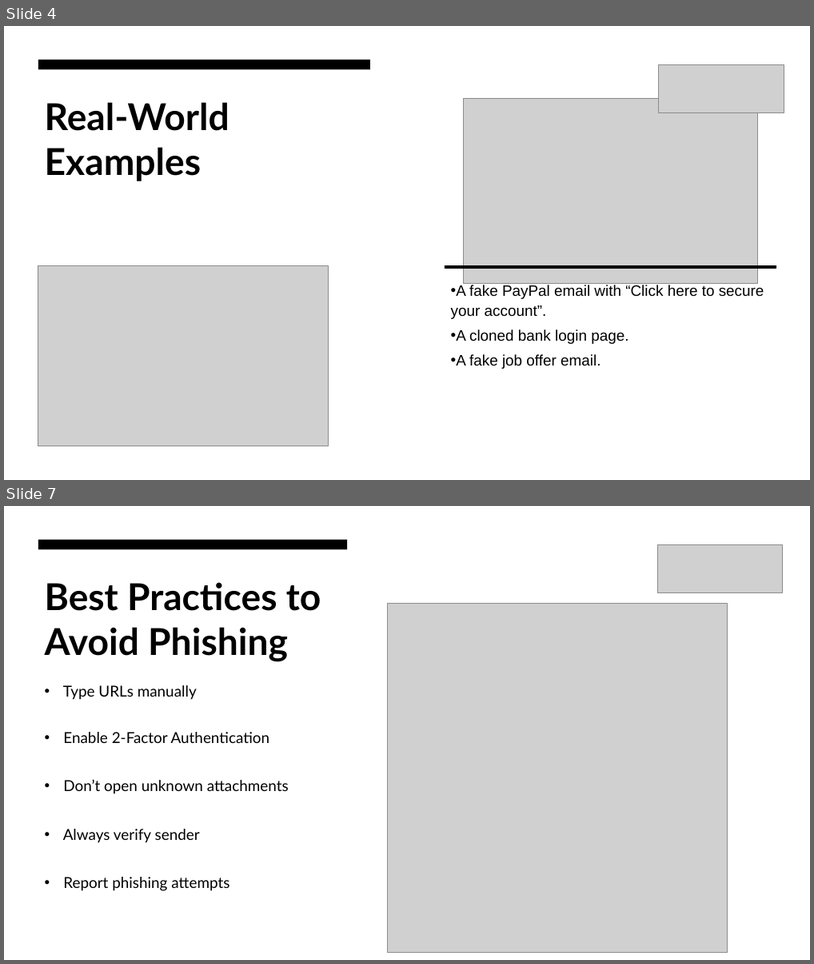
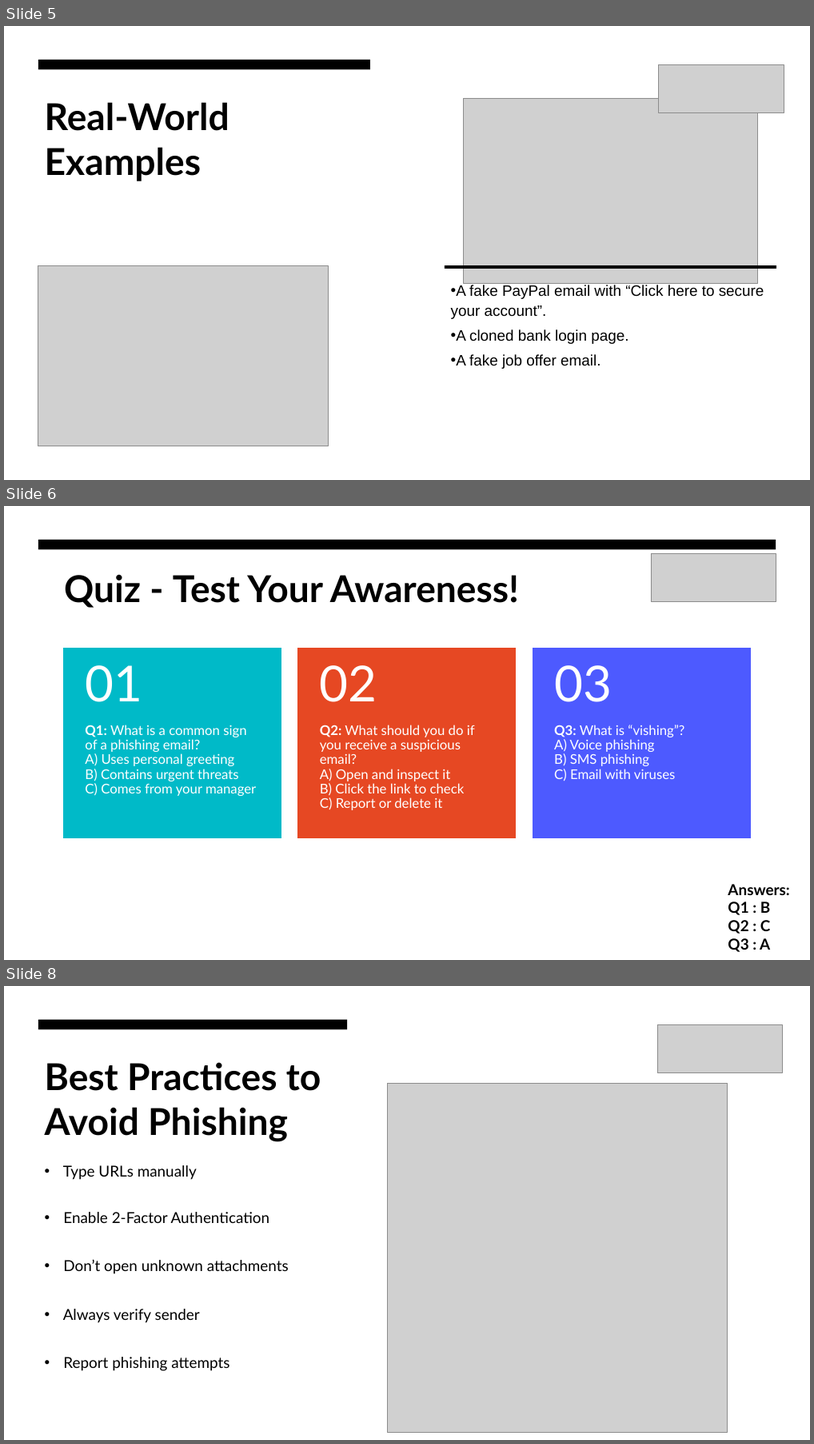
Before and after one commit to TarunB8/CODE_ALPHA, a slide deck: Phishing Awareness.pptx. Shown one above the other, each under a label of ours: slides 4 and 7 before the commit, slides 5, 6 and 8 after it; the slides between them are not shown. The pictures are 814x964 and 814x1444 pixels, drawn with LibreOffice and Linux fonts; fonts in the diff are those of the drawing; grey boxes stand for pictures. Boxes give left, top, right and bottom in pixels: in the first picture for what was removed or moved away, otherwise in the second. Text is boxed around its words. In the diff, an @@ line names an element or a change of style, - is before the commit and + after.

```diff
--- a/Phishing Awareness.pptx
+++ b/Phishing Awareness.pptx
@@ slide 6 added at box(4, 506, 810, 960), background #FFFFFF @@
@@ rectangle added at box(4, 506, 810, 960), fill #FFFFFF @@
@@ rectangle added at box(38, 540, 777, 549), fill #000000 @@
@@ picture added at box(651, 553, 777, 601) @@
@@ title added at box(64, 574, 519, 608), 44 pt, text #000000, bold @@
+Quiz - Test Your Awareness!
@@ group added at box(64, 648, 750, 838): 6 texts, 3 rectangles @@
+Q1: What is a common sign of a phishing email?
+A) Uses personal greeting
+B) Contains urgent threats
+C) Comes from your manager
+01
+Q2: What should you do if you receive a suspicious email?
+A) Open and inspect it
+B) Click the link to check
+C) Report or delete it
+02
+Q3: What is “vishing”?
+A) Voice phishing
+B) SMS phishing
+C) Email with viruses
+03
@@ text added at box(728, 884, 790, 952), 18 pt, text #000000, bold @@
+Answers:
+Q1 : B
+Q2 : C
+Q3 : A
@@ what was slide 4 is now slide 5 @@
@@ what was slide 7 is now slide 8 @@
```
Also in this commit, not shown: 2 slides changed, 1 other slide added, 1 slide removed.
